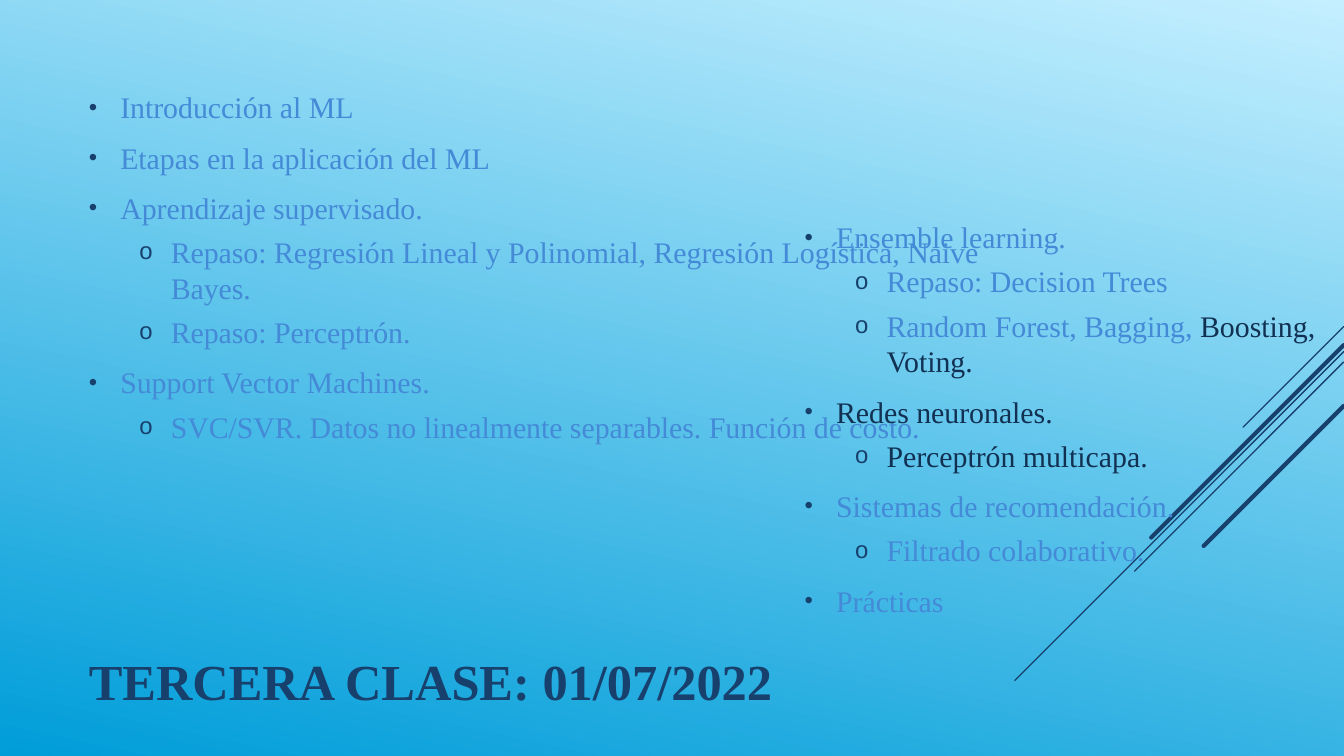
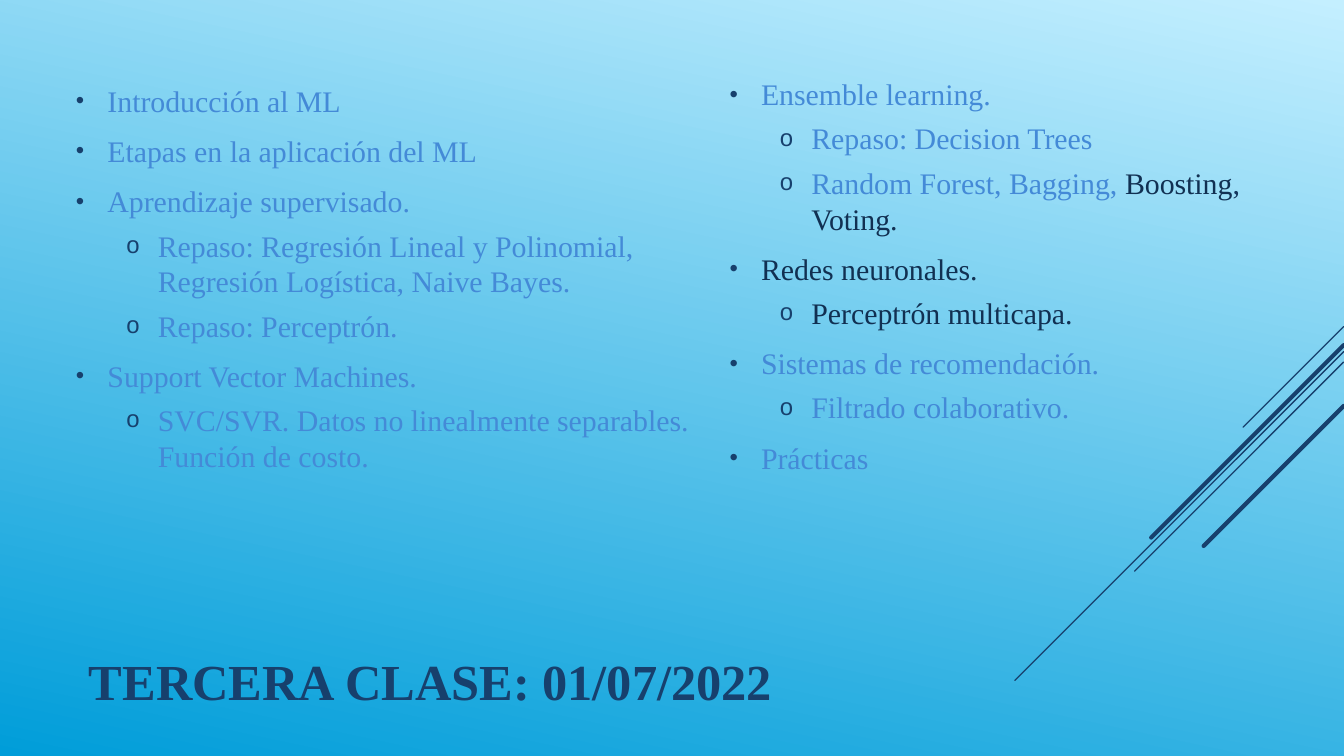
Before and after one commit to DiploDatos/AprendizajeSupervisado, a slide deck: slide 3 of Teórico/Aprendizaje Supervisado - Clase III.ppsx. Drawn at 1344x756 pixels with LibreOffice and Linux fonts; fonts in the diff are those of the drawing. Boxes give left, top, right and bottom in pixels: in the first picture for what was removed or moved away, otherwise in the second. Text is boxed around its words. In the diff, an @@ line names an element or a change of style, - is before the commit and + after.

```diff
--- a/Teórico/Aprendizaje Supervisado - Clase III.ppsx
+++ b/Teórico/Aprendizaje Supervisado - Clase III.ppsx
@@ text "Introducción al ML" rewrapped from (120,97,978,443) to (107,91,688,437) @@
@@ text "Ensemble learning.": place and size @@
-text "Ensemble learning." at (836,227,1315,567)
+text "Ensemble learning." at (761,84,1240,469)
@@ text "Ensemble learning." at (761,84,1240,469): vertical alignment middle to top @@
```
Also in this commit, not shown: 2 other slides changed, 5 slides added, 3 other files.
